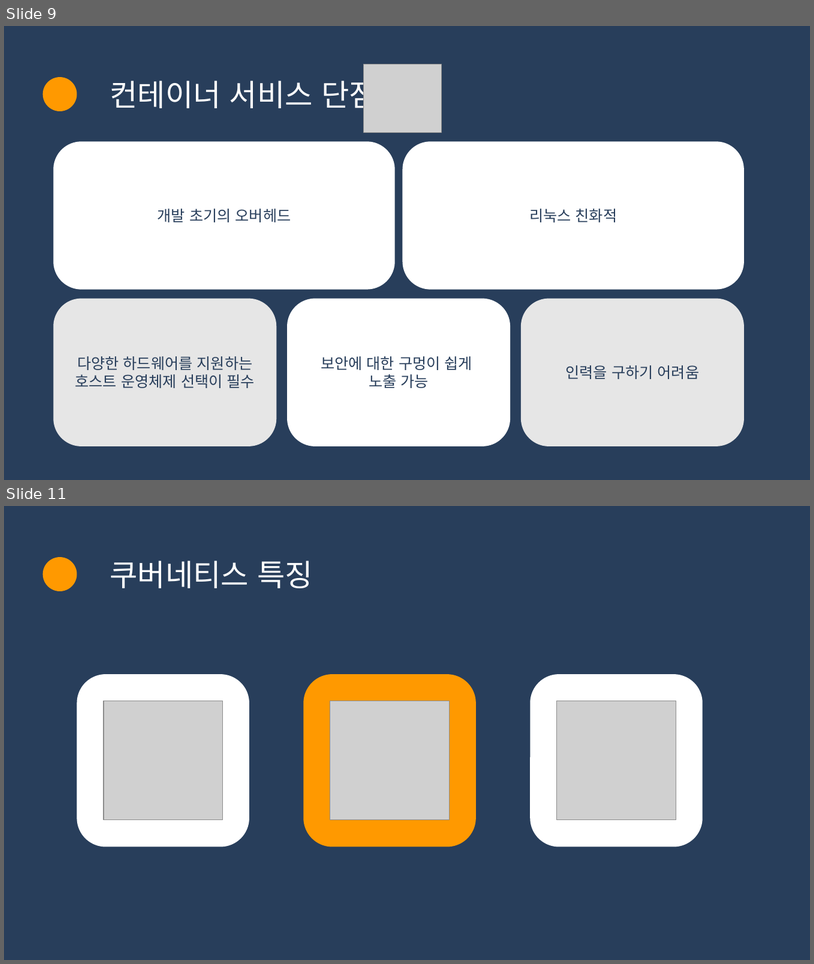
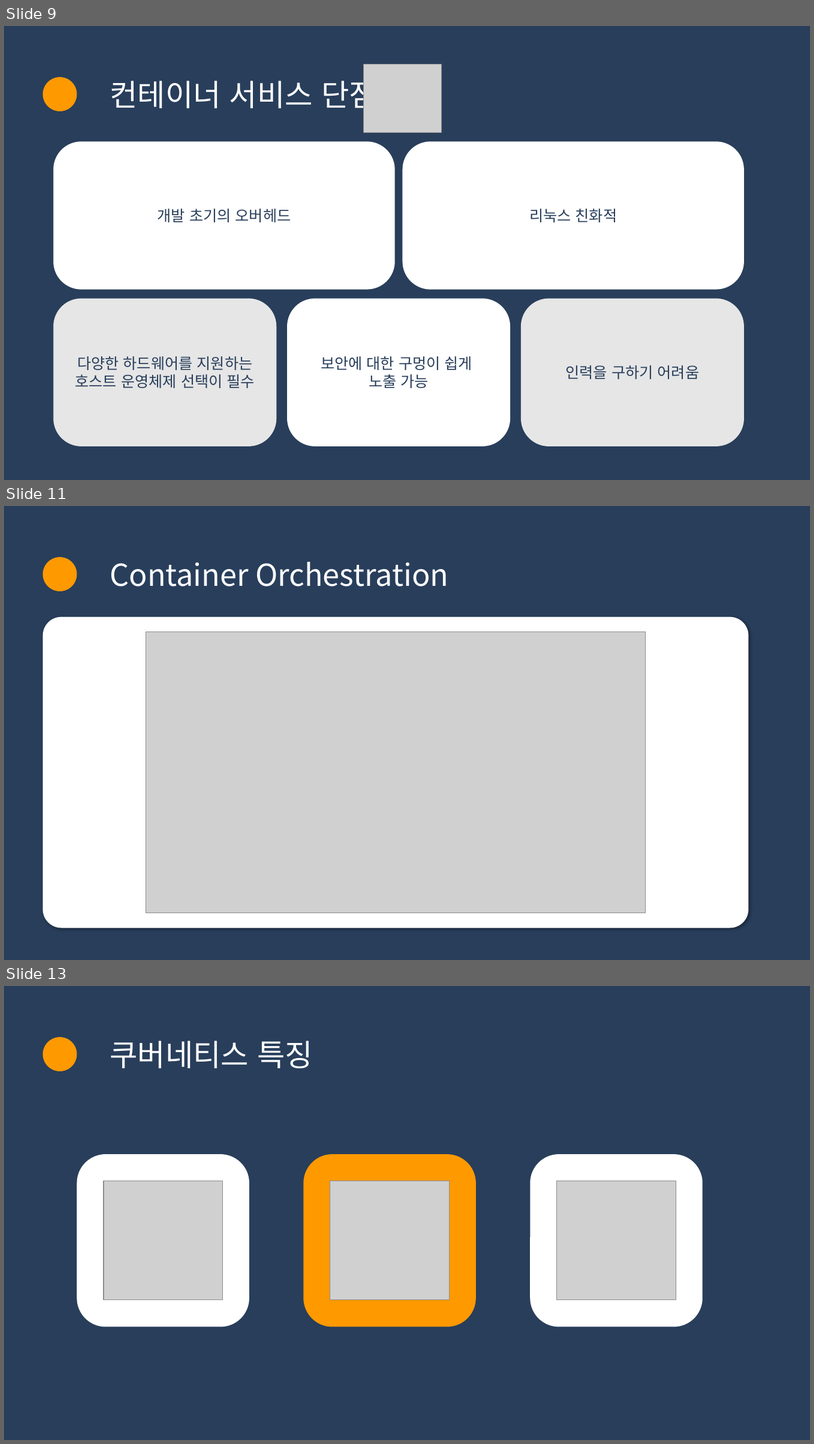
Before and after one commit to SK9604/Ansible, a slide deck: project/group/어때요 갖고싶조.ppsx. Shown one above the other, each under a label of ours: slides 9 and 11 before the commit, slides 9, 11 and 13 after it; the slides between them are not shown. The pictures are 814x964 and 814x1444 pixels, drawn with LibreOffice and Linux fonts; fonts in the diff are those of the drawing; grey boxes stand for pictures. Boxes give left, top, right and bottom in pixels: in the first picture for what was removed or moved away, otherwise in the second. Text is boxed around its words. In the diff, an @@ line names an element or a change of style, - is before the commit and + after.

```diff
--- a/project/group/어때요 갖고싶조.ppsx
+++ b/project/group/어때요 갖고싶조.ppsx
@@ slide 11 added at box(4, 506, 810, 960), background #283E5B @@
@@ ellipse added at box(43, 557, 77, 591), fill #FF9900 @@
@@ text added at box(110, 562, 449, 586), 36 pt, text #FFFFFF @@
+Container Orchestration
@@ rounded rectangle added at box(43, 617, 749, 928), fill #FFFFFF @@
@@ picture added at box(146, 631, 646, 913) @@
@@ what was slide 11 is now slide 13 @@
```
Also in this commit, not shown: 9 slides changed, 1 other slide added.
